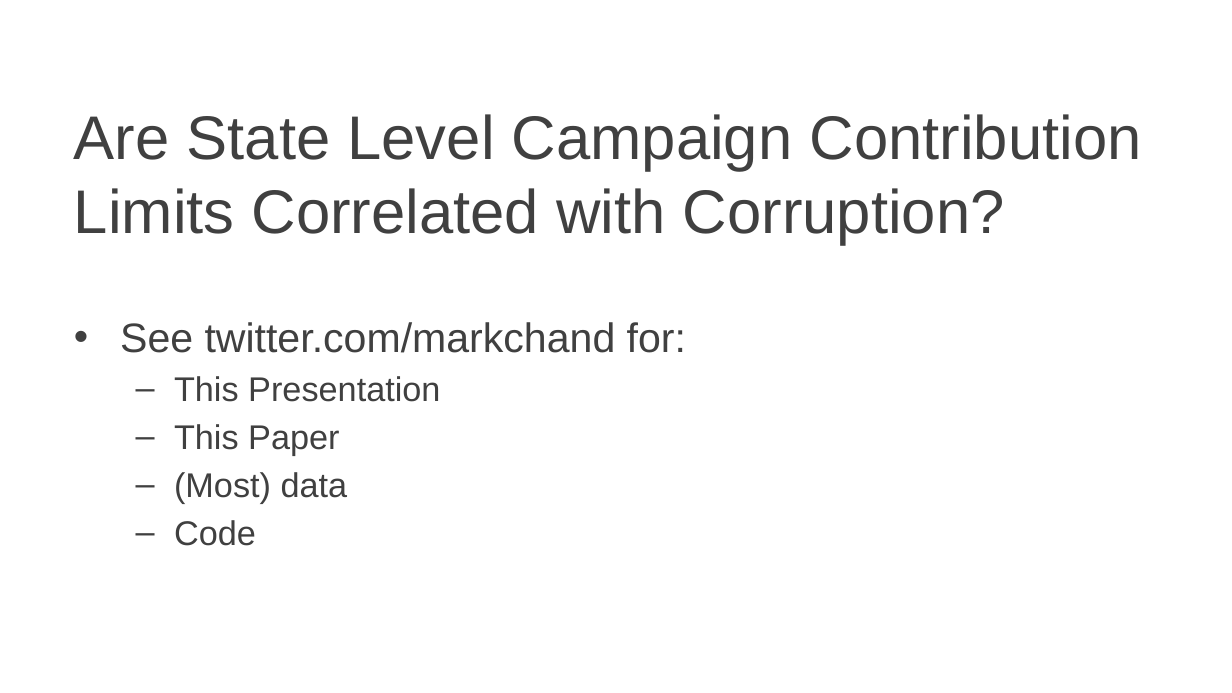
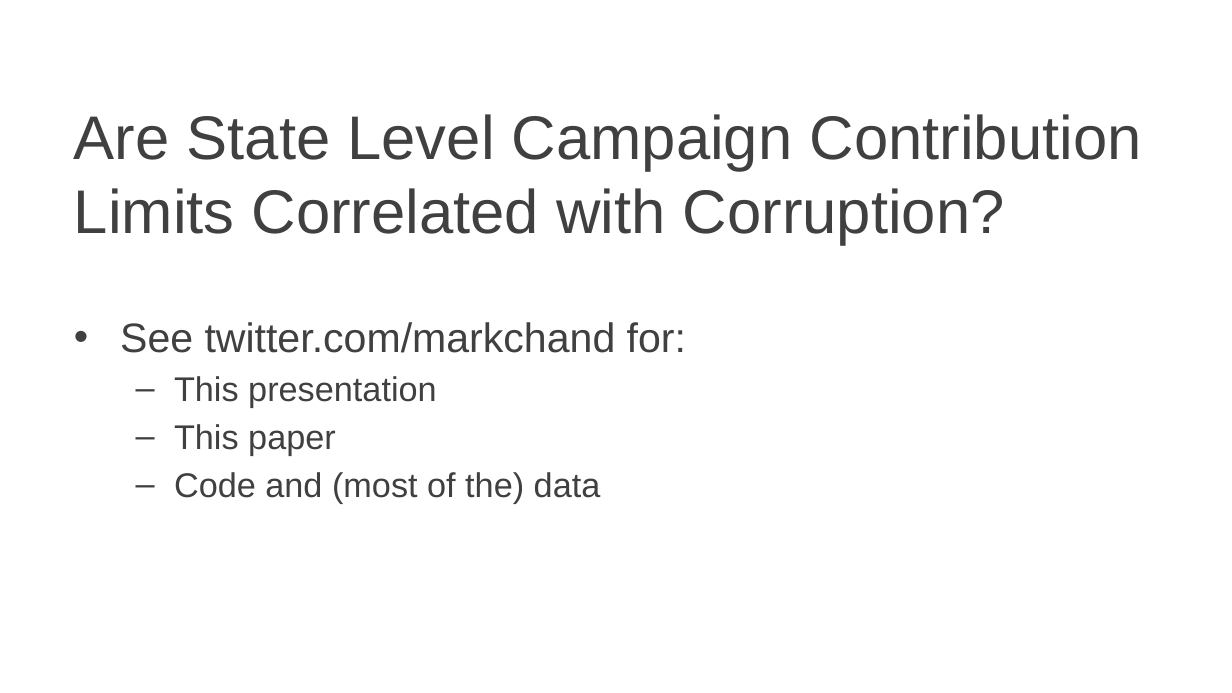
Before and after one commit to markchand/Money-in-Politics, a slide deck: slide 2 of SPSA (Working).pptx. Drawn at 1232x693 pixels with LibreOffice and Linux fonts; fonts in the diff are those of the drawing; background and template pictures are left out. Boxes give left, top, right and bottom in pixels: in the first picture for what was removed or moved away, otherwise in the second. Text is boxed around its words. In the diff, an @@ line names an element or a change of style, - is before the commit and + after.

```diff
--- a/SPSA (Working).pptx
+++ b/SPSA (Working).pptx
@@ text at bbox=[174, 376, 601, 504]: text changed @@
-  – This Presentation
-  – This Paper
-  – (Most) data
-  – Code
+  – This presentation
+  – This paper
+  – Code and (most of the) data
```
Also in this commit, not shown: 5 other slides changed.
